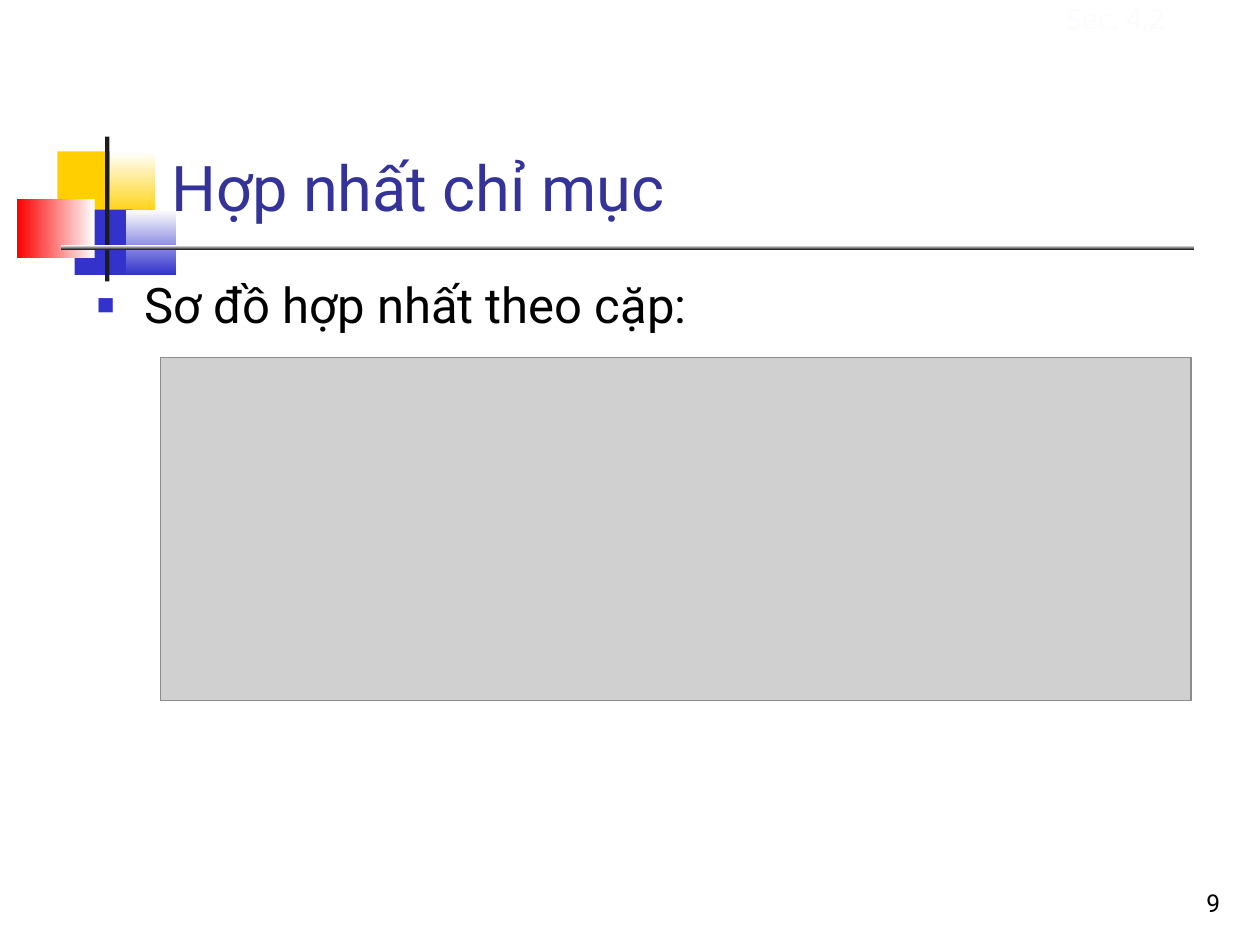
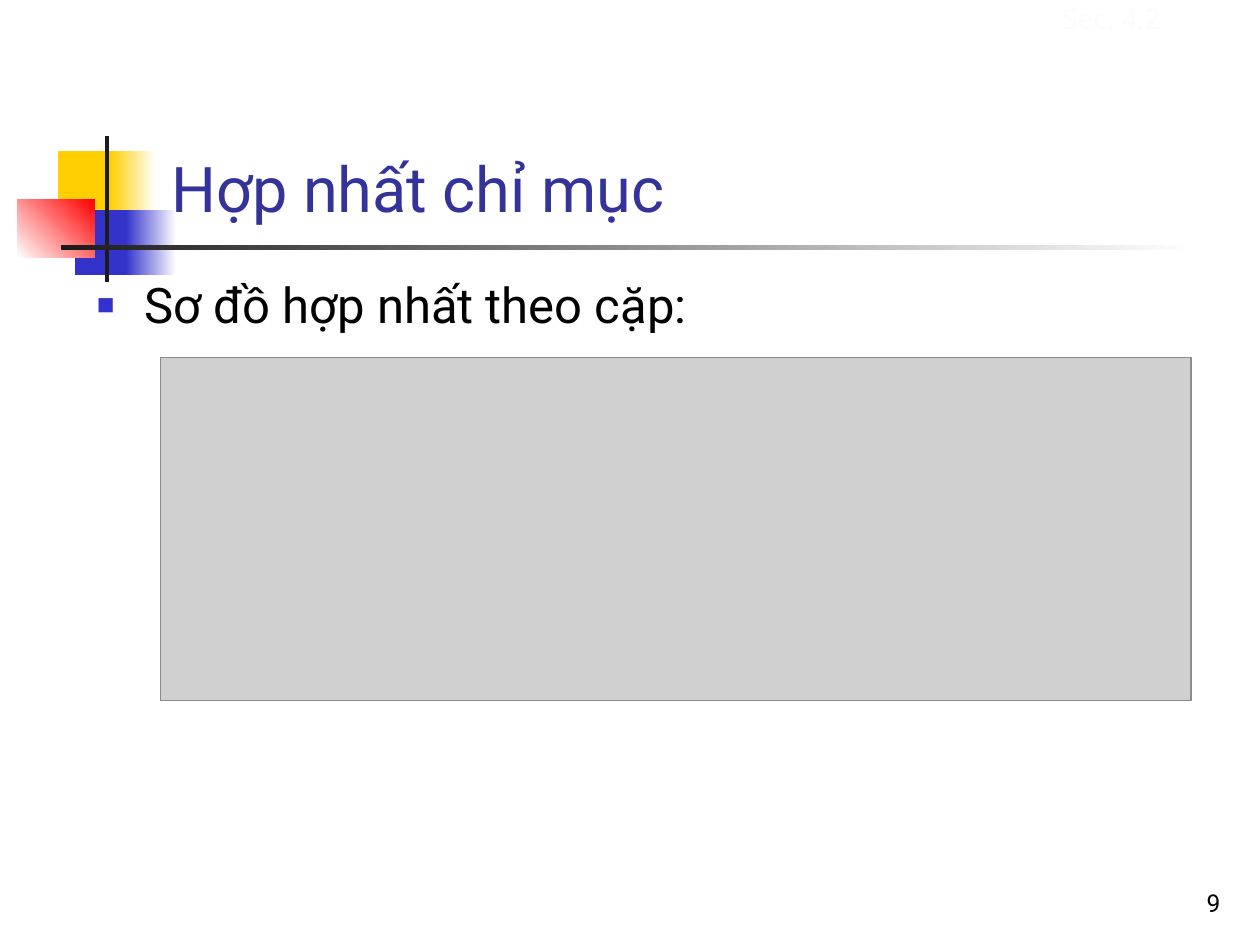
Before and after one commit to bangoc/IT4853, a slide deck: slide 9 of Bai 12 Cac phuong phap xay dung chi muc.odp. Drawn at 1260x945 pixels with LibreOffice and Linux fonts; fonts in the diff are those of the drawing; grey boxes stand for pictures. Boxes give left, top, right and bottom in pixels: in the first picture for what was removed or moved away, otherwise in the second. Text is boxed around its words. In the diff, an @@ line names an element or a change of style, - is before the commit and + after.

```diff
--- a/Bai 12 Cac phuong phap xay dung chi muc.odp
+++ b/Bai 12 Cac phuong phap xay dung chi muc.odp
@@ rectangle removed at box(105, 136, 108, 281) @@
@@ freeform shape added at box(105, 136, 108, 281), fill #1C1C1C @@
@@ rectangle removed at box(58, 151, 118, 217) @@
@@ freeform shape added at box(58, 151, 118, 217), fill #FFCF01 @@
@@ rectangle removed at box(111, 151, 156, 217) @@
@@ freeform shape added at box(111, 151, 156, 217), fill gradient #FFCF01 to #FFFFFF @@
@@ rectangle removed at box(18, 199, 94, 257) @@
@@ freeform shape added at box(18, 199, 94, 257), fill gradient #FFFFFF to #FF0000 @@
@@ rectangle removed at box(74, 209, 132, 275) @@
@@ freeform shape added at box(74, 209, 132, 275), fill #3333CC @@
@@ rectangle removed at box(126, 209, 176, 275) @@
@@ freeform shape added at box(126, 209, 176, 275), fill gradient #3333CC to #FFFFFF @@
@@ rectangle removed at box(60, 246, 1194, 249) @@
@@ freeform shape added at box(60, 246, 1194, 249), fill gradient #1C1C1C to #FFFFFF @@
@@ text "Sơ đồ hợp nhất theo ..." at box(144, 283, 687, 333): indent changed; more space between paragraphs @@
```
Also in this commit, not shown: 32 other slides changed, 2 other files.
